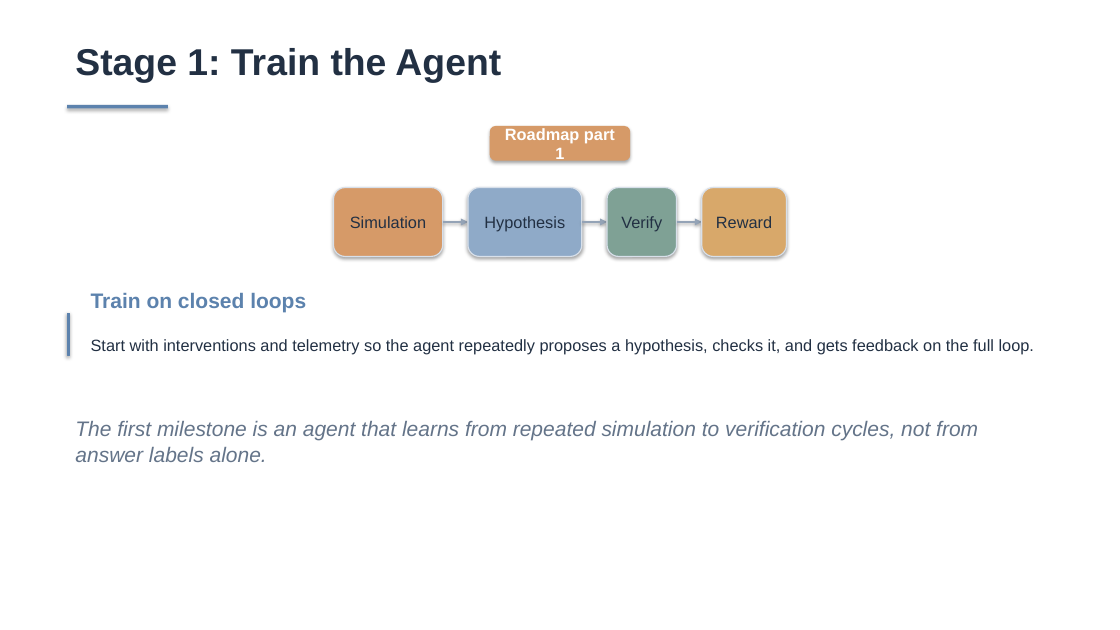
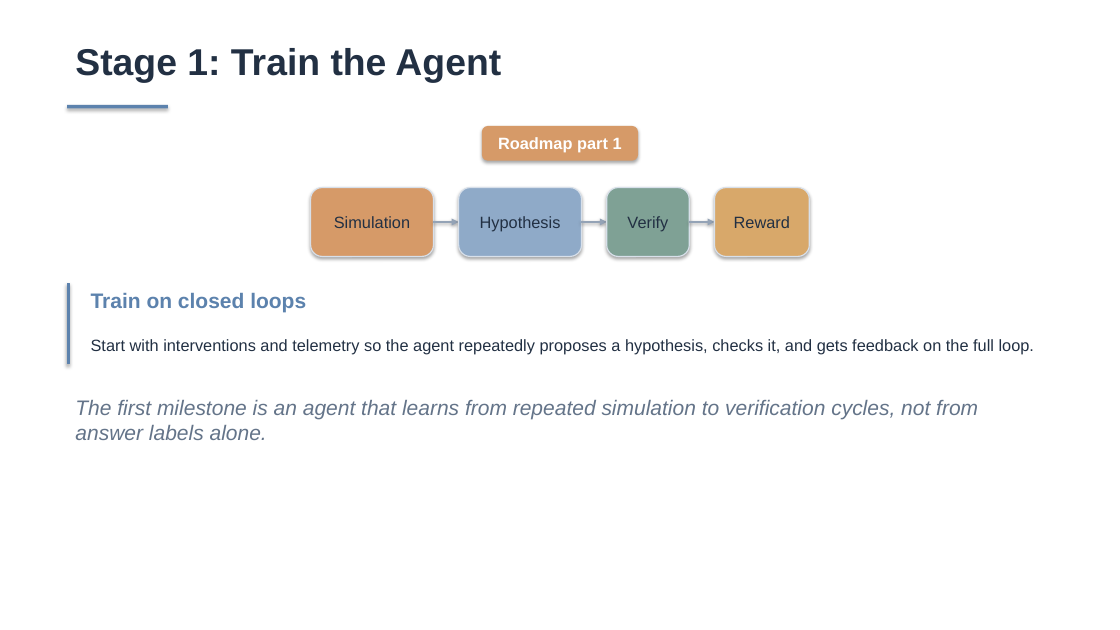
Before and after one commit to Lincyaw/paperops, a slide deck: slide 16 of examples/self-intro/diagnostic_world_model.pptx. Drawn at 1120x630 pixels with LibreOffice and Linux fonts; fonts in the diff are those of the drawing. Boxes give left, top, right and bottom in pixels: in the first picture for what was removed or moved away, otherwise in the second. Text is boxed around its words. In the diff, an @@ line names an element or a change of style, - is before the commit and + after.

```diff
--- a/examples/self-intro/diagnostic_world_model.pptx
+++ b/examples/self-intro/diagnostic_world_model.pptx
@@ rounded rectangle "Roadmap part 1": place and size @@
-rounded rectangle "Roadmap part 1" at [490, 126, 630, 160]
+rounded rectangle "Roadmap part 1" at [482, 126, 639, 160]
@@ rounded rectangle "Simulation": place and size @@
-rounded rectangle "Simulation" at [334, 187, 443, 256]
+rounded rectangle "Simulation" at [311, 187, 434, 256]
@@ rounded rectangle "Hypothesis": place and size @@
-rounded rectangle "Hypothesis" at [468, 187, 582, 256]
+rounded rectangle "Hypothesis" at [459, 187, 581, 256]
@@ rounded rectangle "Verify": place and size @@
-rounded rectangle "Verify" at [607, 187, 677, 256]
+rounded rectangle "Verify" at [607, 187, 689, 256]
@@ rounded rectangle "Reward": place and size @@
-rounded rectangle "Reward" at [702, 187, 786, 256]
+rounded rectangle "Reward" at [715, 187, 810, 256]
@@ arrow moved from (443, 222) - (468, 222) to (434, 222) - (459, 222) @@
@@ arrow moved from (676, 222) - (702, 222) to (690, 222) - (715, 222) @@
@@ rectangle: place and size @@
-rectangle at [67, 313, 70, 355]
+rectangle at [67, 283, 70, 364]
@@ text "The first milestone is an ...": place and size @@
-text "The first milestone is an ..." at [75, 421, 978, 462]
+text "The first milestone is an ..." at [75, 400, 978, 440]
```
Also in this commit, not shown: 19 other slides changed, 10 other files.
